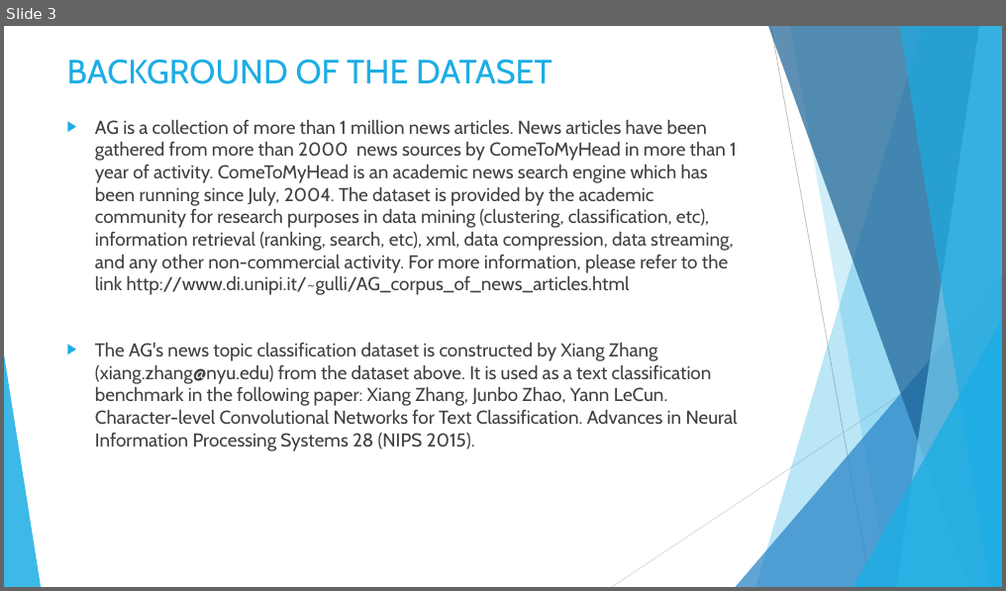
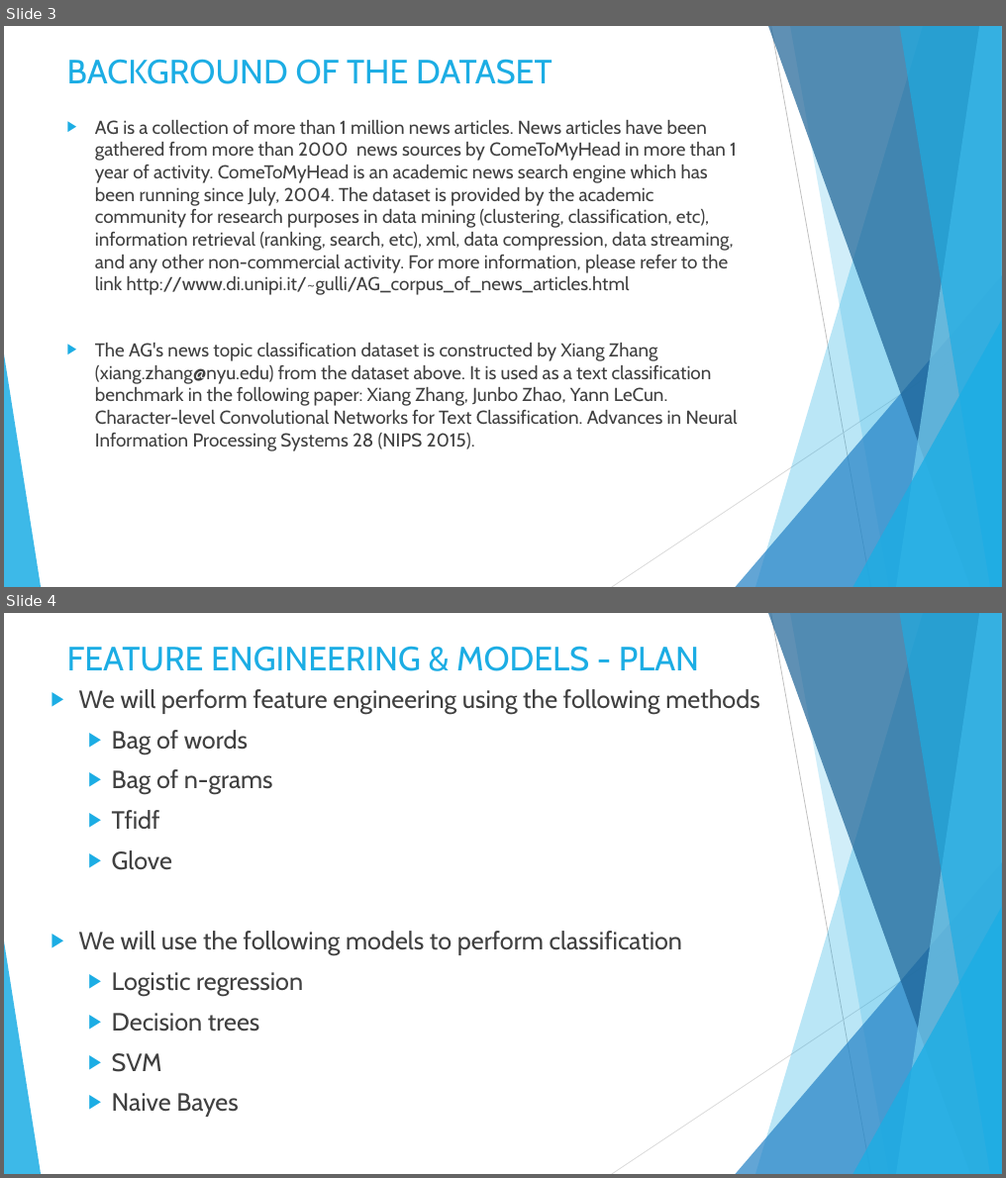
Before and after one commit to DataKnightsAI/Text-Classification-for-News-Summaries, a slide deck: CSML-1010-Group 20.pptx. Shown one above the other, each under a label of ours: slide 3 before the commit, slides 3 and 4 after it. The pictures are 1006x591 and 1006x1178 pixels, drawn with LibreOffice and Linux fonts; fonts in the diff are those of the drawing. Boxes give left, top, right and bottom in pixels: in the first picture for what was removed or moved away, otherwise in the second. Text is boxed around its words. In the diff, an @@ line names an element or a change of style, - is before the commit and + after.

```diff
--- a/CSML-1010-Group 20.pptx
+++ b/CSML-1010-Group 20.pptx
@@ slide 4 added at bbox=[4, 613, 1002, 1174], background #FFFFFF; not listed: 10 template elements that a slide beside it also shows @@
@@ title added at bbox=[67, 646, 699, 671], 32.4 pt, text #1CADE4 @@
+FEATURE ENGINEERING & MODELS - PLAN
@@ text added at bbox=[79, 689, 759, 1117], 24 pt, text #404040 @@
+▶ We will perform feature engineering using the following methods
+  ▶ Bag of words
+  ▶ Bag of n-grams
+  ▶ Tfidf
+  ▶ Glove
+▶ We will use the following models to perform classification
+  ▶ Logistic regression
+  ▶ Decision trees
+  ▶ SVM
+  ▶ Naive Bayes
```
Also in this commit, not shown: 1 slide changed, 7 other slides added, 6 other files.
